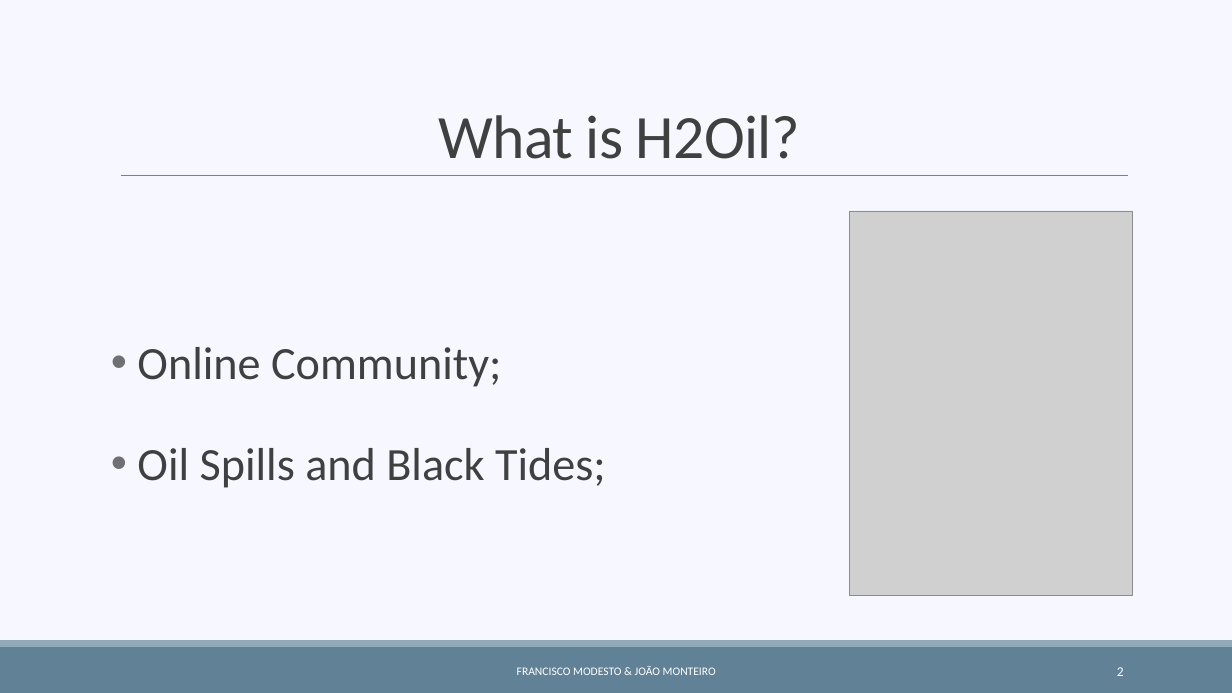
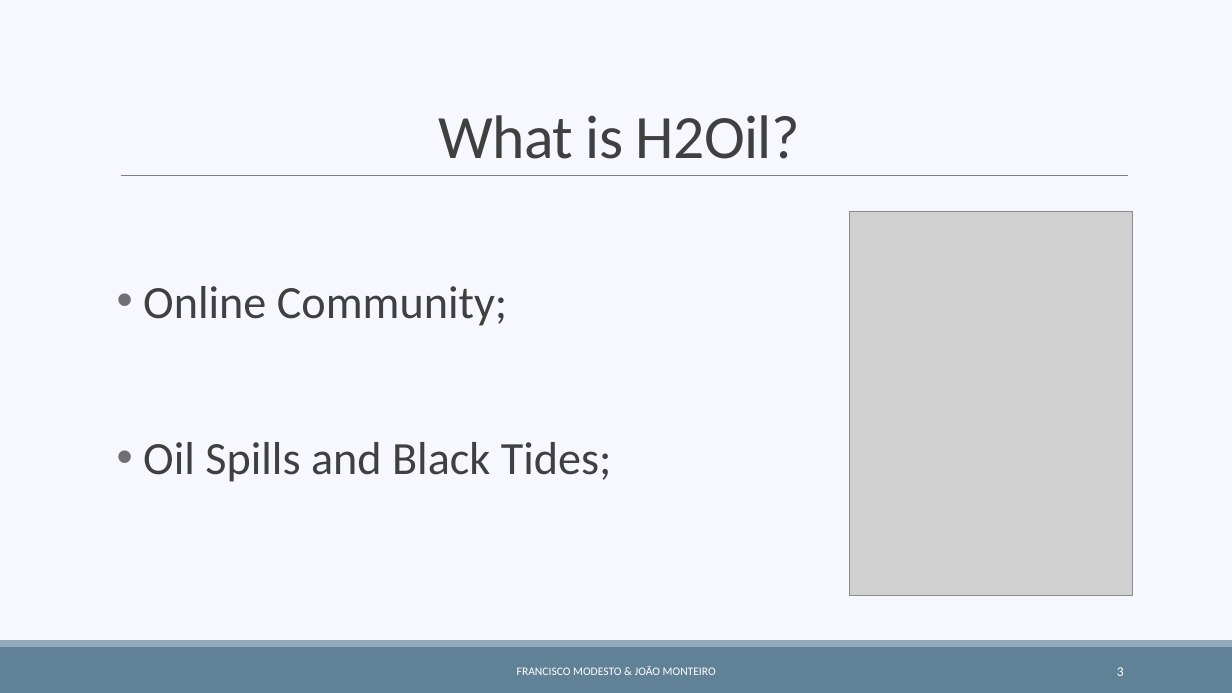
Before and after one commit to F-Modesto/Web_Project_F-J, a slide deck: slide 3 of Modesto/H2Oil - Presentation.pptx (slide 2 before the commit). Drawn at 1232x693 pixels with LibreOffice and Linux fonts; fonts in the diff are those of the drawing; grey boxes stand for pictures. Boxes give left, top, right and bottom in pixels: in the first picture for what was removed or moved away, otherwise in the second. Text is boxed around its words. In the diff, an @@ line names an element or a change of style, - is before the commit and + after.

```diff
--- a/Modesto/H2Oil - Presentation.pptx
+++ b/Modesto/H2Oil - Presentation.pptx
@@ text "Online Community;": place and size @@
-text "Online Community;" at bbox=[137, 347, 606, 488]
+text "Online Community;" at bbox=[143, 286, 612, 482]
@@ text "Online Community;" at bbox=[143, 286, 612, 482]: line spacing 1.5 to 2.5 @@
```
Also in this commit, not shown: 1 other slide changed, 6 other files.
